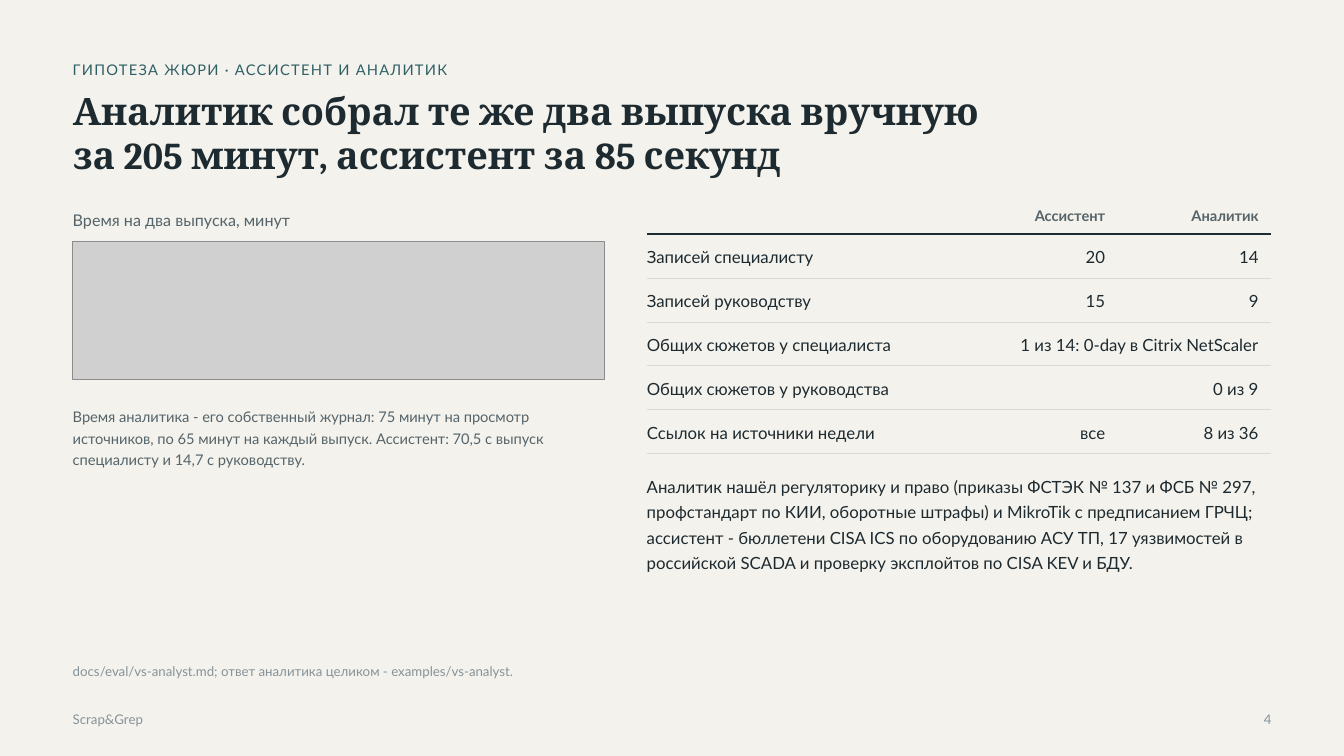
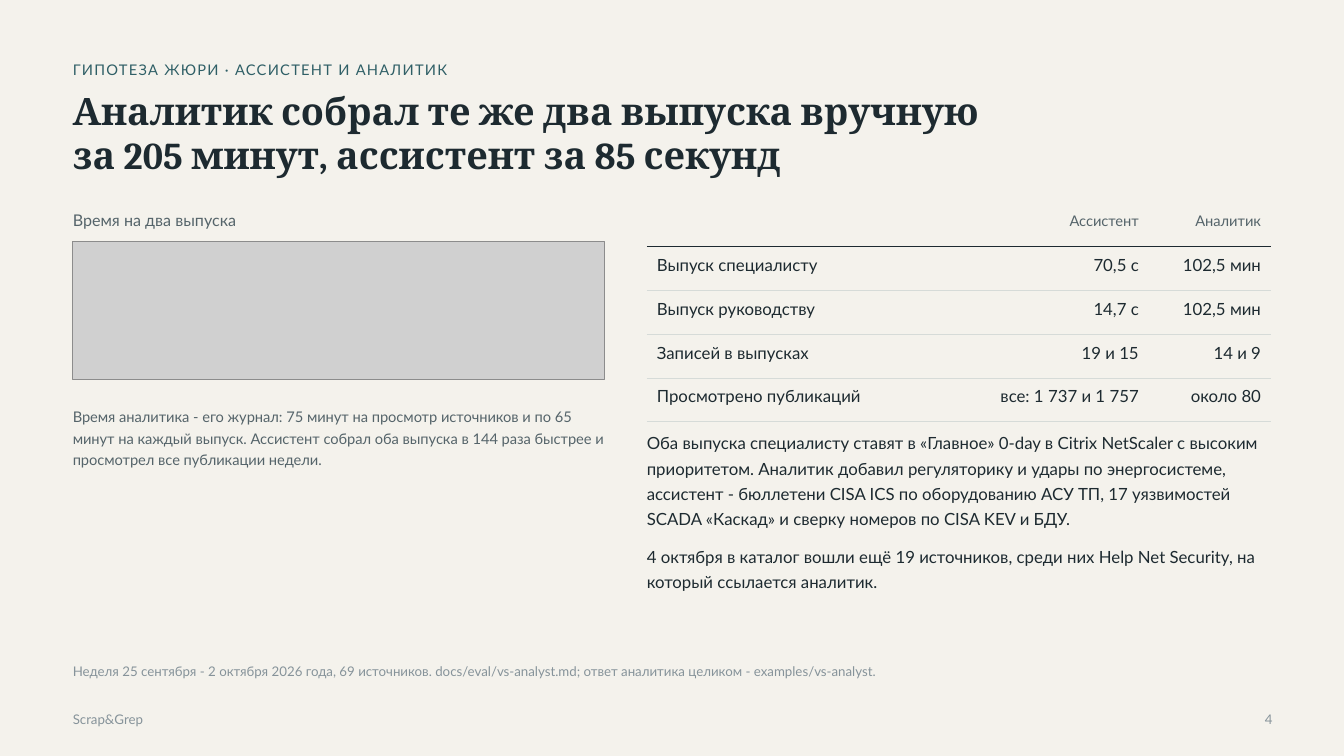
Before and after one commit to verikirill/scrap-and-grep, a slide deck: slide 4 of docs/presentation/scrapgrep.pptx. Drawn at 1344x756 pixels with LibreOffice and Linux fonts; fonts in the diff are those of the drawing; grey boxes stand for pictures. Boxes give left, top, right and bottom in pixels: in the first picture for what was removed or moved away, otherwise in the second. Text is boxed around its words. In the diff, an @@ line names an element or a change of style, - is before the commit and + after.

Commit message:
docs(presentation): rebuild the PDF and the editable PPTX

```diff
--- a/docs/presentation/scrapgrep.pptx
+++ b/docs/presentation/scrapgrep.pptx
@@ table removed at [647, 206, 1272, 454], 6 rows, 3 columns @@
- | Ассистент | Аналитик
-Записей специалисту | 20 | 14
-Записей руководству | 15 | 9
-Общих сюжетов у специалиста | 1 из 14: 0-day в Citrix NetScaler | 
-Общих сюжетов у руководства | 0 из 9 | 
-Ссылок на источники недели | все | 8 из 36
@@ table added at [647, 206, 1272, 410], 5 rows, 3 columns @@
+ | Ассистент | Аналитик
+Выпуск специалисту | 70,5 с | 102,5 мин
+Выпуск руководству | 14,7 с | 102,5 мин
+Записей в выпусках | 19 и 15 | 14 и 9
+Просмотрено публикаций | все: 1 737 и 1 757 | около 80
@@ text at [73, 214, 236, 229]: text changed @@
-Время на два выпуска, минут
+Время на два выпуска
@@ text at [73, 411, 603, 468]: text changed @@
-Время аналитика - его собственный журнал: 75 минут на просмотр источников, по 65 минут на каждый выпуск. Ассистент: 70,5 с выпуск специалисту и 14,7 с руководству.
+Время аналитика - его журнал: 75 минут на просмотр источников и по 65 минут на каждый выпуск. Ассистент собрал оба выпуска в 144 раза быстрее и просмотрел все публикации недели.
@@ text at [647, 436, 1258, 528]: text changed @@
-Аналитик нашёл регуляторику и право (приказы ФСТЭК № 137 и ФСБ № 297, профстандарт по КИИ, оборотные штрафы) и MikroTik с предписанием ГРЧЦ; ассистент - бюллетени CISA ICS по оборудованию АСУ ТП, 17 уязвимостей в российской SCADA и проверку эксплойтов по CISA KEV и БДУ.
+Оба выпуска специалисту ставят в «Главное» 0-day в Citrix NetScaler с высоким приоритетом. Аналитик добавил регуляторику и удары по энергосистеме, ассистент - бюллетени CISA ICS по оборудованию АСУ ТП, 17 уязвимостей SCADA «Каскад» и сверку номеров по CISA KEV и БДУ.
@@ text added at [647, 550, 1255, 591], 12 pt, text #1D2A30 @@
+4 октября в каталог вошли ещё 19 источников, среди них Help Net Security, на который ссылается аналитик.
@@ text at [73, 666, 876, 678]: text changed @@
-docs/eval/vs-analyst.md; ответ аналитика целиком - examples/vs-analyst.
+Неделя 25 сентября - 2 октября 2026 года, 69 источников. docs/eval/vs-analyst.md; ответ аналитика целиком - examples/vs-analyst.
```
Also in this commit, not shown: 17 other slides changed, 6 slides added, 4 slides removed, 1 other file.
